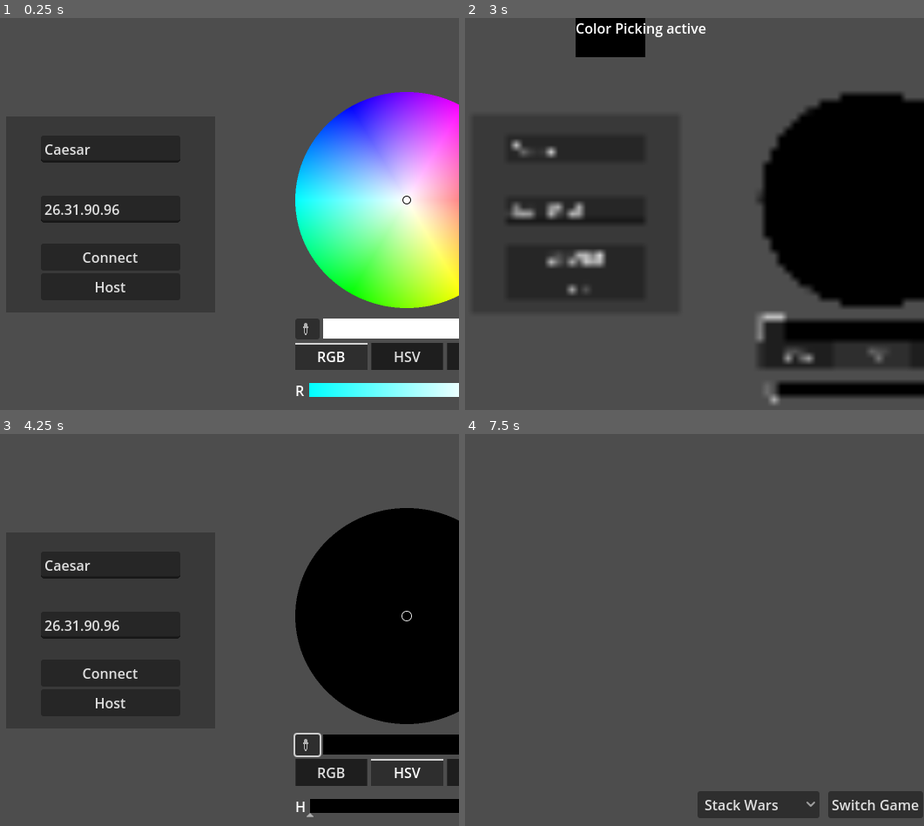
Above: before the commit, frames 1-4 (two rows, left to right).
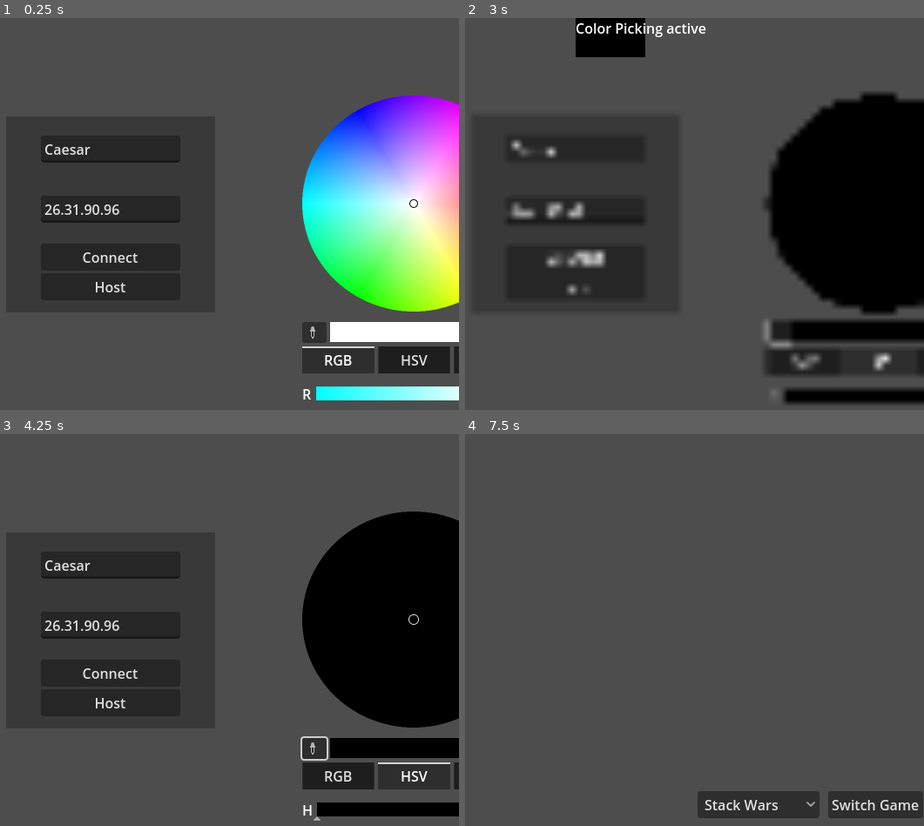
Above: after the commit, the same moments.

Repository: TheSecondReal0/sociedad-party
Game: Godot game, scene res://ui/main_menu/main_menu.tscn
Two runs of this game, one before a commit and one after it. Both use one fixed random seed, a clock stepped at 60 frames per second and the inputs below.
Inputs (mouse positions are in pixels of both pictures, inside the frame that each line leads up to; where the layout moved, square brackets give the same spot in the first picture):
- Up to frame 1 (0.25 s): no input
- Up to frame 2 (3 s): click (781, 331) [772, 327] at 0.5 s; click "RGB" at 1.25 s; click "HSV" at 2 s; click (781, 331) [772, 327] at 2.75 s
- Up to frame 3 (4.25 s): click "RGB" at 3.5 s
- Up to frame 4 (7.5 s): click "HSV" at 4.25 s; click (781, 747) [772, 743] at 5 s; click "RGB" at 5.75 s; click "HSV" at 6.5 s; click "Host" at 7.25 s

The runs differ from the first frame. In frame 1, 4.0% of the frame differs, in the area x 64-100%, y 18-98%; in frame 2, 4.8%, in the area x 63-100%, y 18-99%; in frame 3, 4.0%; in frame 4, nothing differs.

Commit message:
added comments to make code more readable

Diff:
--- a/src/games/stack_wars/players/player.gd
+++ b/src/games/stack_wars/players/player.gd
@@ -7,10 +7,10 @@
 var name: String = ""
 var color: Color = Color()
 
-var played_cards_on_stack: Array[StackWars_Card] = []
-var owned_cards_on_stack: Array[StackWars_Card] = []
-var targeted_cards_on_stack: Array[StackWars_Card] = []
-var cards_on_stack_num: int = 0
+var played_cards_on_stack: Array[StackWars_Card] = [] #cards that this player played onto the stack
+var owned_cards_on_stack: Array[StackWars_Card] = [] #cards that this player controls on the stack
+var targeted_cards_on_stack: Array[StackWars_Card] = [] #cards on the stack that this player is targeted by
+var cards_on_stack_num: int = 0 #amount of cards that this player played on the stack
 
 
 func _init(playerID: int, help: StackWars_Helper):
@@ -29,7 +29,7 @@
 func end_turn():
 	pass
 
-func update_cards_on_stack():
+func update_cards_on_stack(): #check the stack and rebuild player specific card arrays
 	played_cards_on_stack.clear()
 	owned_cards_on_stack.clear()
 	var cards: Array[StackWars_Card] = helper.stack.cards
@@ -38,10 +38,11 @@
 			owned_cards_on_stack.append(card)
 		if card.played_by_id == id:
 			played_cards_on_stack.append(card)
+			cards_on_stack_num += 1
 		if card.target_id == id:
 			targeted_cards_on_stack.append(card)
 
-func reset():
+func reset(): #reset between stacks
 	played_cards_on_stack.clear()
 	owned_cards_on_stack.clear()
 	cards_on_stack_num = 0
--- a/src/ui/main_menu/main_menu.tscn
+++ b/src/ui/main_menu/main_menu.tscn
@@ -73,10 +73,10 @@
 anchor_top = 0.1
 anchor_right = 0.67
 anchor_bottom = 0.1
-offset_left = 72.0
-offset_top = 36.0
-offset_right = 36.0
-offset_bottom = 36.0
+offset_left = 80.0
+offset_top = 40.0
+offset_right = 40.0
+offset_bottom = 40.0
 theme = ExtResource("1_q75p3")
 edit_alpha = false
 picker_shape = 2
